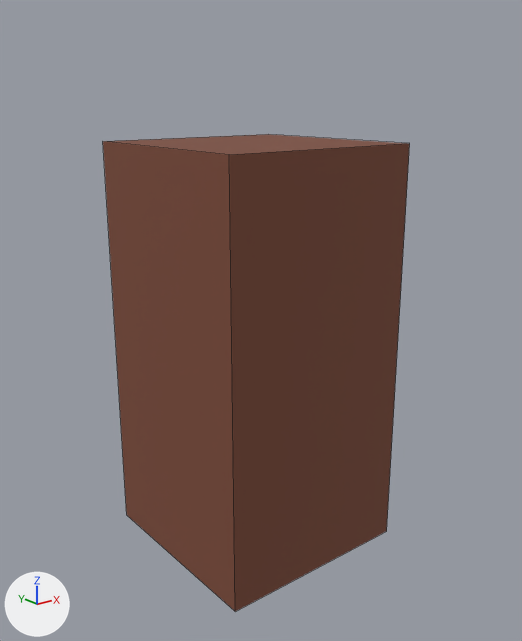
An edit to the FBX model Assets/Integrante4/Art/China/china_tower.fbx, drawn before and after from the same camera.
Both versions are drawn from a 50 mm lens placed at (-8.41, -10.75, 4.85), pointed at (0.05, -0.18, 0.62). Arrows for +X, +Y and +Z are at lower left; the lights stay in place. The first picture is the older version. Mesh edges are drawn as thin lines.

In view in the first picture: 'china_tower'.
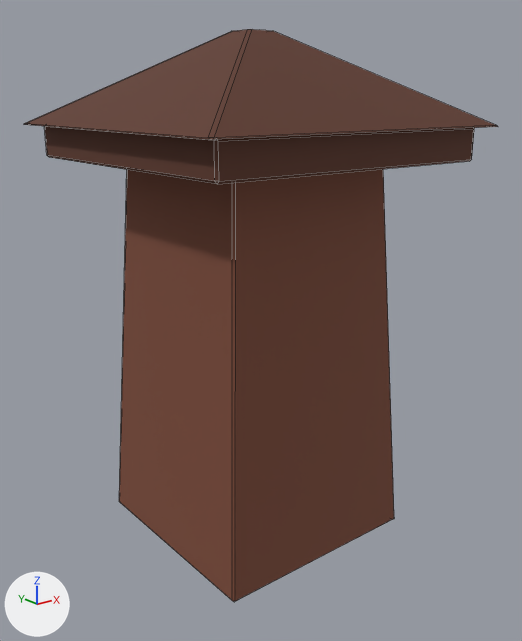
Boxes (x1, y1, x2, y2) around the edits, measured in the pictures (522 x 641 px):
'china_tower', reshaped, turned: before (103, 134, 410, 611); after (24, 29, 498, 602)

The change, as a diff of the scene's bpy script:
```diff
--- a/Assets/Integrante4/Art/China/china_tower.fbx.py
+++ b/Assets/Integrante4/Art/China/china_tower.fbx.py
@@ mat_china_trim @@
+mat_china_trim = principled_material('china_trim')
+mat_china_trim.base_color = (0.111, 0.0372, 0.0212)  # brown #5e3628
+mat_china_trim.roughness = 0.85
@@ me_cubo_002 @@
 # used by ob_china_tower; location = (0.0, 0.0, 0.0)
-me_cubo_002.from_pydata(...)  # 8 vertices, 6 faces; spans x -2.0..2.0, y -2.0..2.0, z -4.0..4.0
+me_cubo_002.from_pydata(...)  # 68 vertices, 70 faces; spans x -3.08..3.08, y -3.7..5.9, z -3.08..3.08
+# me_cubo_002 part 1: the whole mesh is rebuilt
 me_cubo_002.materials.append(mat_china_matte)
+me_cubo_002.materials.append(mat_china_trim)  # brown #5e3628
@@ ob_china_tower @@
 ob_china_tower.location = (0.0, 0.0, 0.0)
+ob_china_tower.rotation_euler = (1.571, 0.0, 0.0)  # degrees (90, 0, 0)
```
